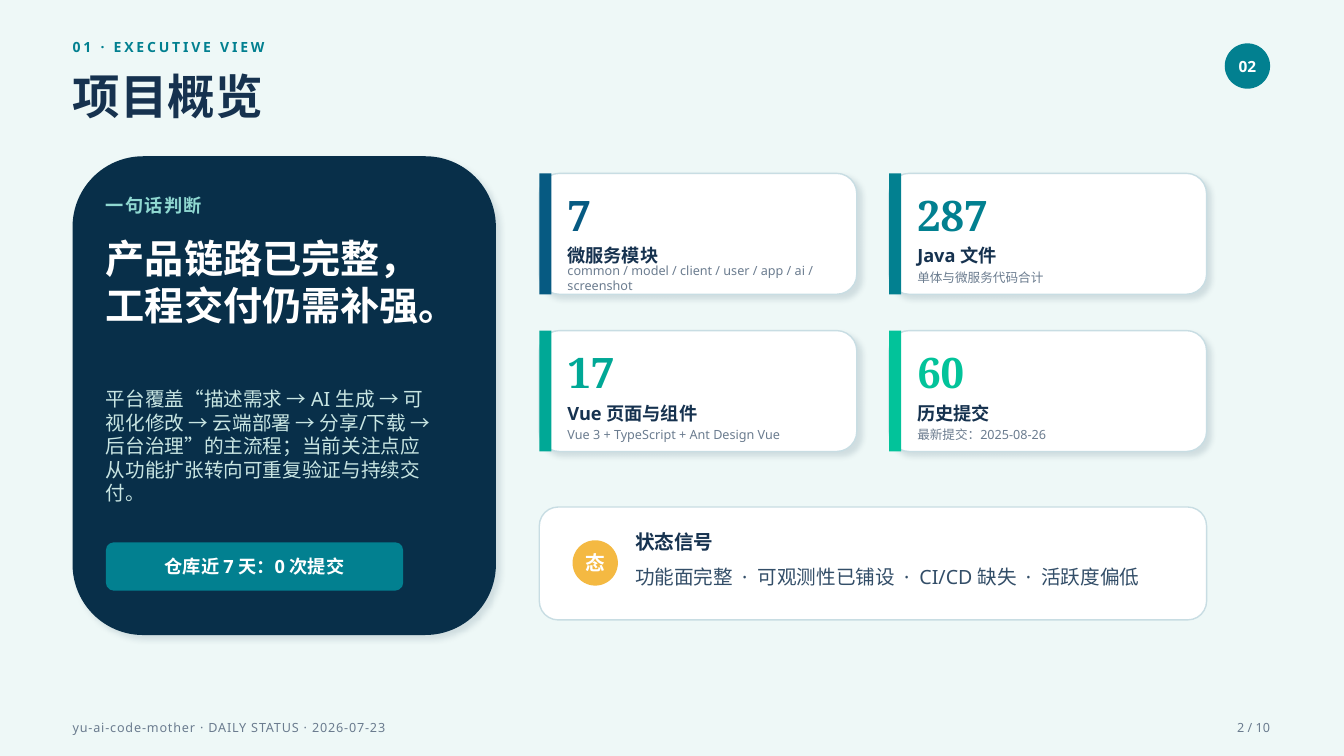
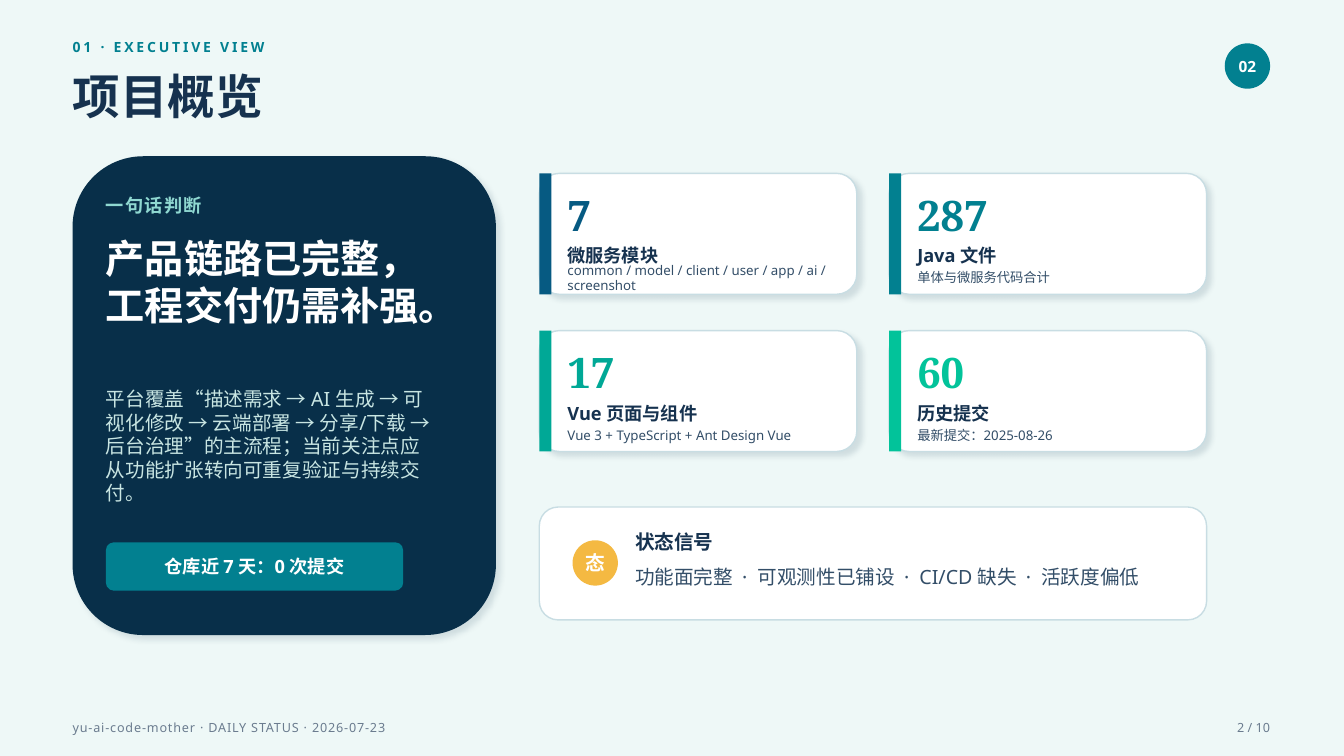
Before and after one commit to liyupi/yu-ai-code-mother, a slide deck: slide 2 of docs/reports/project-status-2026-07-23.pptx. Drawn at 1344x756 pixels with LibreOffice and Linux fonts; fonts in the diff are those of the drawing. Boxes give left, top, right and bottom in pixels: in the first picture for what was removed or moved away, otherwise in the second. Text is boxed around its words. In the diff, an @@ line names an element or a change of style, - is before the commit and + after.

```diff
--- a/docs/reports/project-status-2026-07-23.pptx
+++ b/docs/reports/project-status-2026-07-23.pptx
@@ size 9 to 9.5 pt, text colour #6B7C8F to #334E68 in 4 elements at (567, 262, 818, 295), (917, 271, 1050, 283), (567, 430, 792, 443), (917, 429, 1053, 441) @@
```
Also in this commit, not shown: 8 other slides changed.
